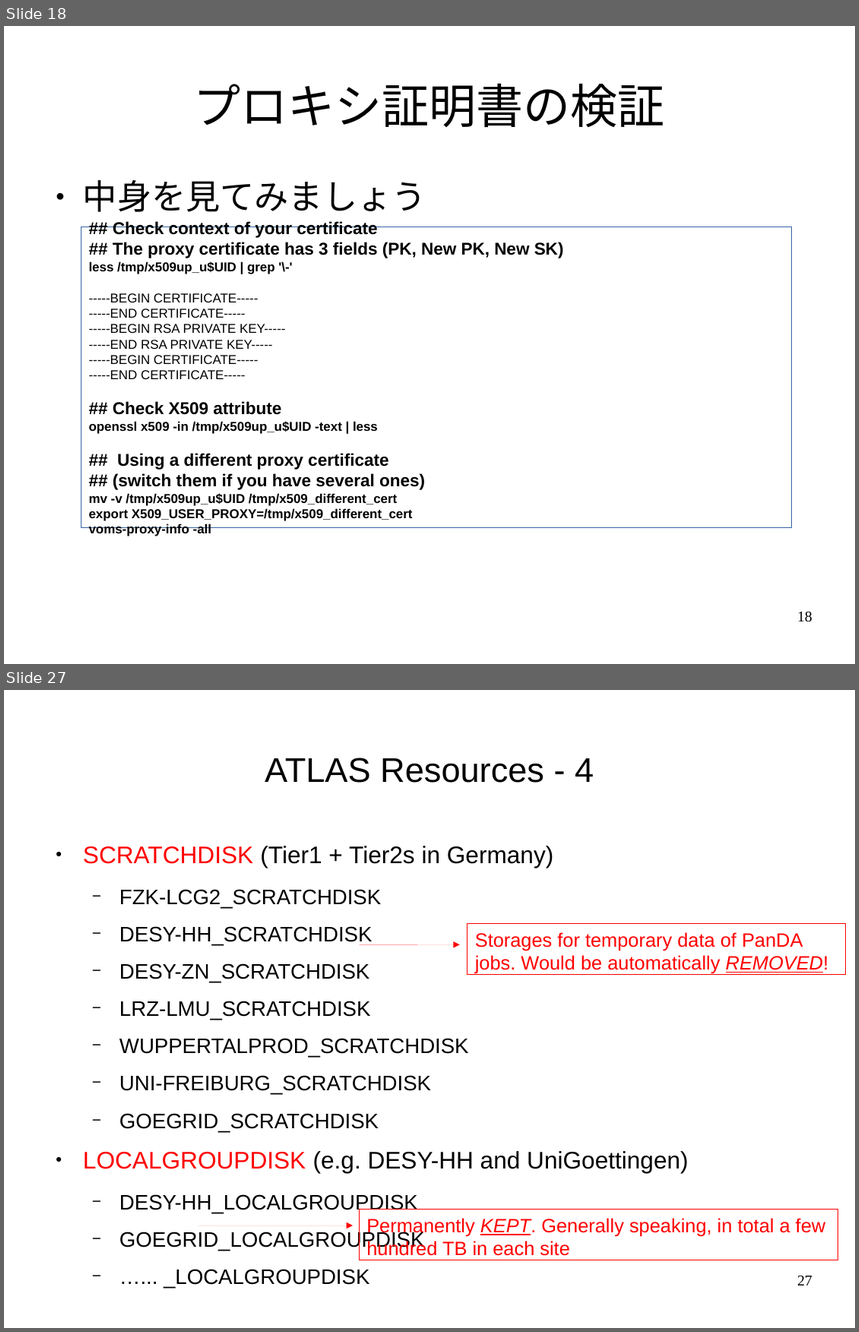
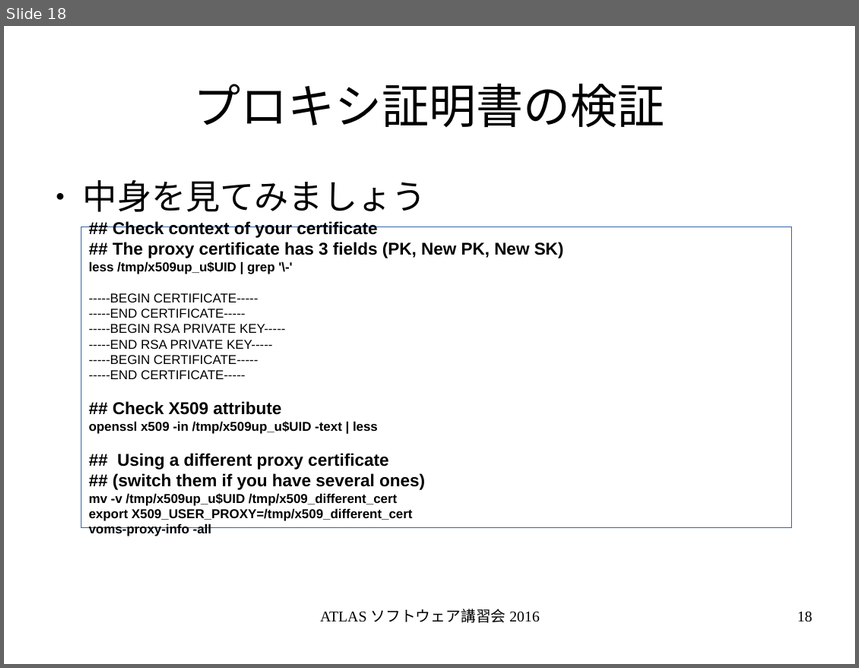
Before and after one commit to GenKawamura/2016-ATLAS-Japan-computing-tutorial, a slide deck: slides/odp/grid_computing.odp. Shown one above the other, each under a label of ours: slides 18 and 27 before the commit, slide 18 after it; the slides between them are not shown. The pictures are 859x1332 and 859x668 pixels, drawn with LibreOffice and Linux fonts; fonts in the diff are those of the drawing. Boxes give left, top, right and bottom in pixels: in the first picture for what was removed or moved away, otherwise in the second. Text is boxed around its words. In the diff, an @@ line names an element or a change of style, - is before the commit and + after.

```diff
--- a/slides/odp/grid_computing.odp
+++ b/slides/odp/grid_computing.odp
@@ slide 27 removed at <box>4,690,855,1328</box>, background #FFFFFF @@
@@ title removed at <box>265,758,594,783</box> @@
-ATLAS Resources - 4
@@ text removed at <box>83,846,689,1214</box> @@
-● SCRATCHDISK (Tier1 + Tier2s in Germany)
-  − FZK-LCG2_SCRATCHDISK
-  − DESY-HH_SCRATCHDISK
-  − DESY-ZN_SCRATCHDISK
-  − LRZ-LMU_SCRATCHDISK
-  − WUPPERTALPROD_SCRATCHDISK
-  − UNI-FREIBURG_SCRATCHDISK
-  − GOEGRID_SCRATCHDISK
-● LOCALGROUPDISK (e.g. DESY-HH and UniGoettingen)
-  − DESY-HH_LOCALGROUPDISK
-  − GOEGRID_LOCALGROUPDISK
-  − …... _LOCALGROUPDISK
@@ rectangle removed at <box>468,924,846,975</box> @@
-Storages for temporary data of PanDA jobs. Would be automatically REMOVED!
@@ arrow removed from (360, 945) to (460, 945) @@
@@ rectangle removed at <box>360,1210,838,1261</box> @@
-Permanently KEPT. Generally speaking, in total a few hundred TB in each site
@@ arrow removed from (199, 1226) to (353, 1226) @@
@@ page number removed at <box>797,1276,813,1286</box> @@
-27
@@ slide 18 changed as well @@
@@ text added at <box>320,609,540,623</box>, 14 pt, text #000000 @@
+ATLAS ソフトウェア講習会 2016
```
Also in this commit, not shown: 17 other slides changed, 1 slide added, 8 other slides removed, 8 other files.
